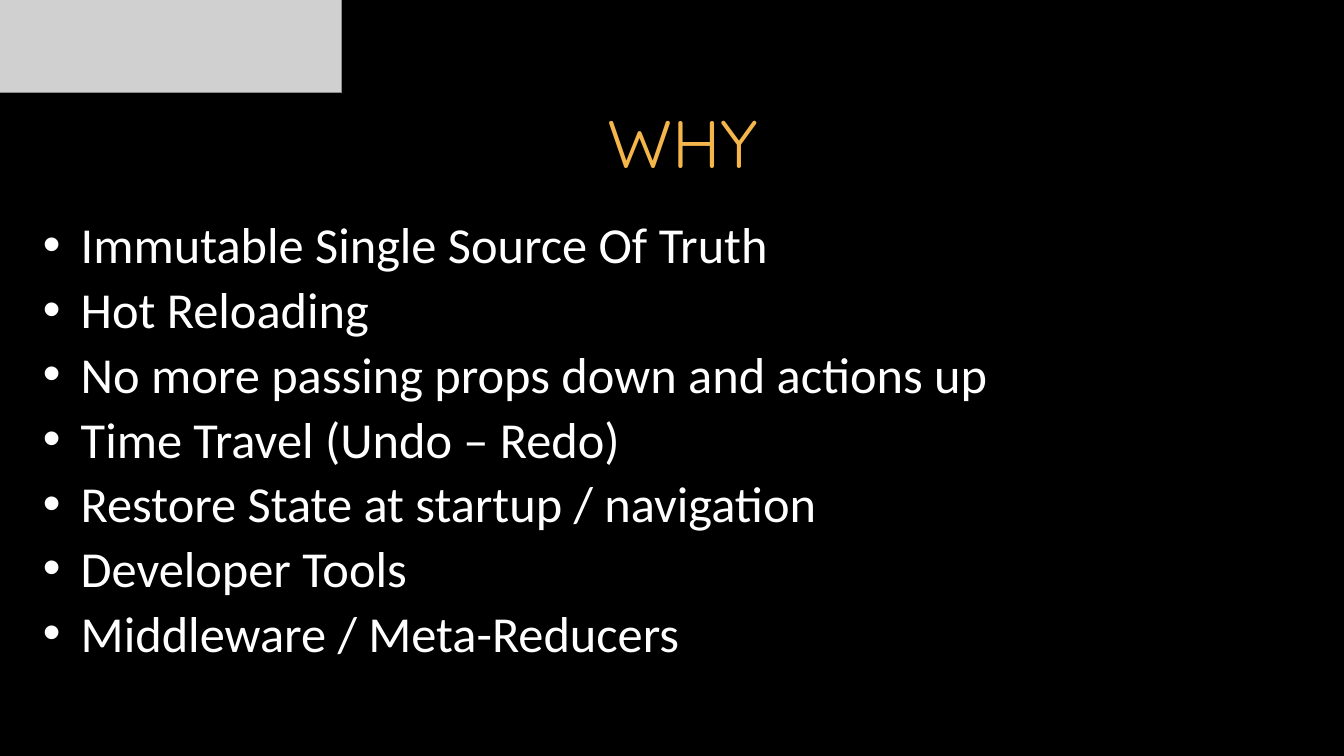
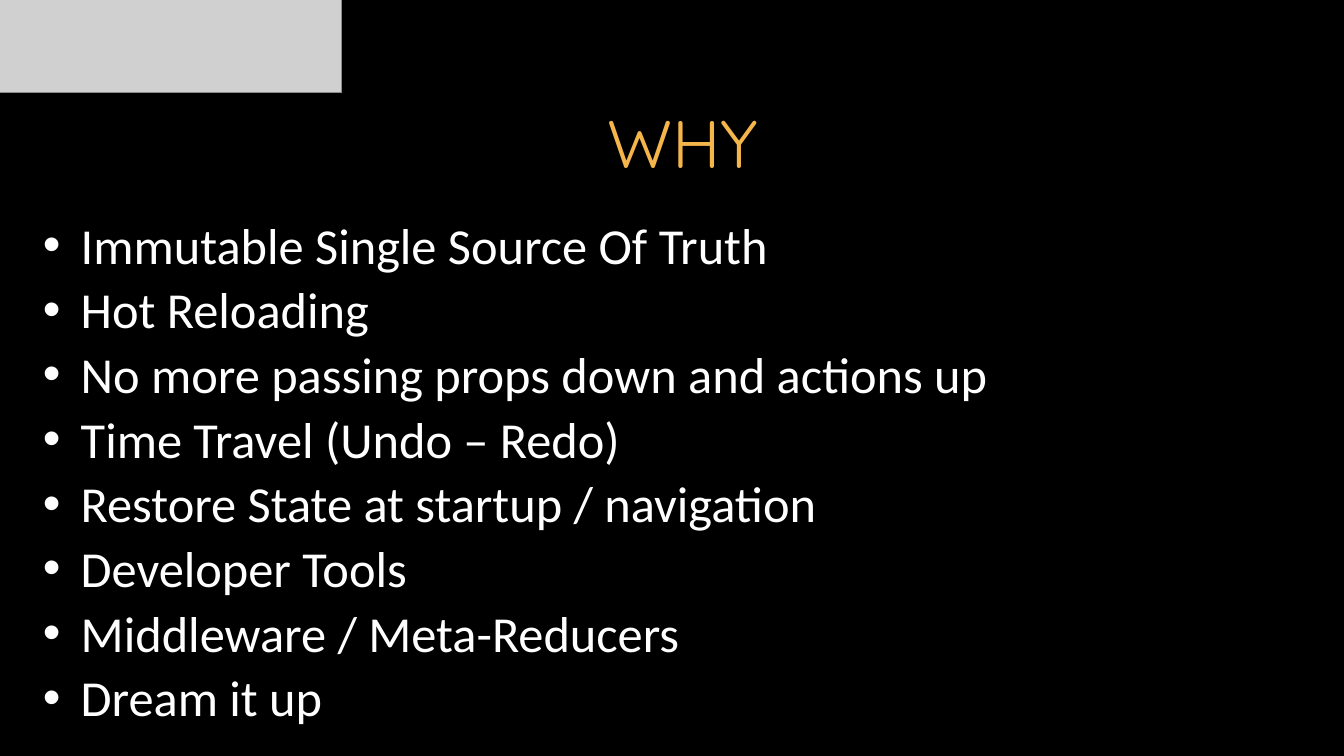
Before and after one commit to itenium-be/Redux, a slide deck: slide 4 of Redux.pptx. Drawn at 1344x756 pixels with LibreOffice and Linux fonts; fonts in the diff are those of the drawing; grey boxes stand for pictures; background and template pictures are left out. Boxes give left, top, right and bottom in pixels: in the first picture for what was removed or moved away, otherwise in the second. Text is boxed around its words. In the diff, an @@ line names an element or a change of style, - is before the commit and + after.

```diff
--- a/Redux.pptx
+++ b/Redux.pptx
@@ text at <box>81,681,322,724</box>: paragraph added @@
+• Dream it up
```
Also in this commit, not shown: 3 other slides changed, 3 other files.
